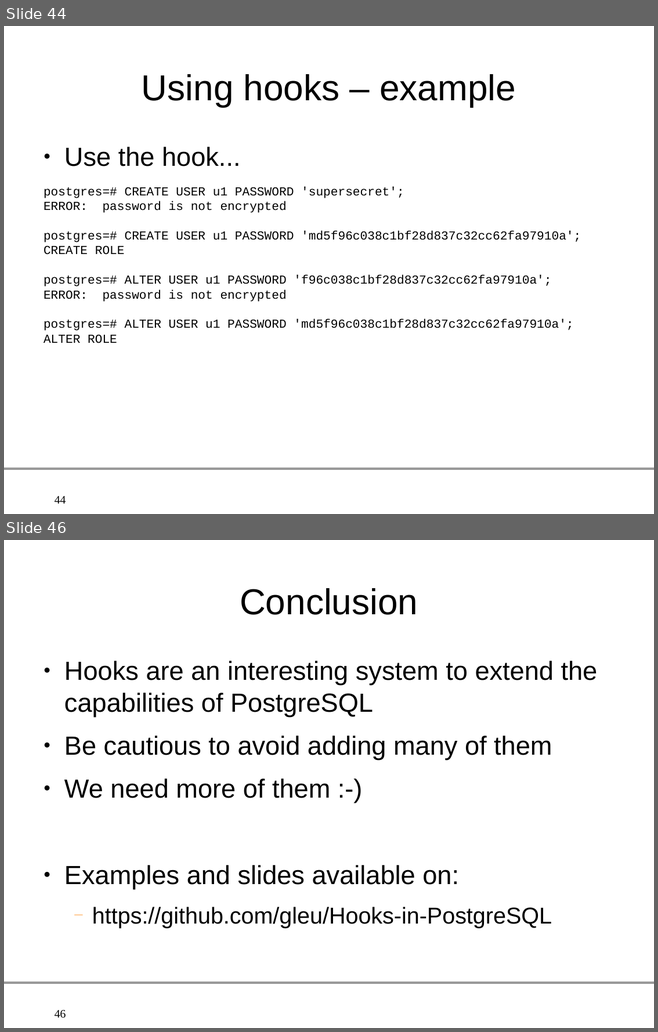
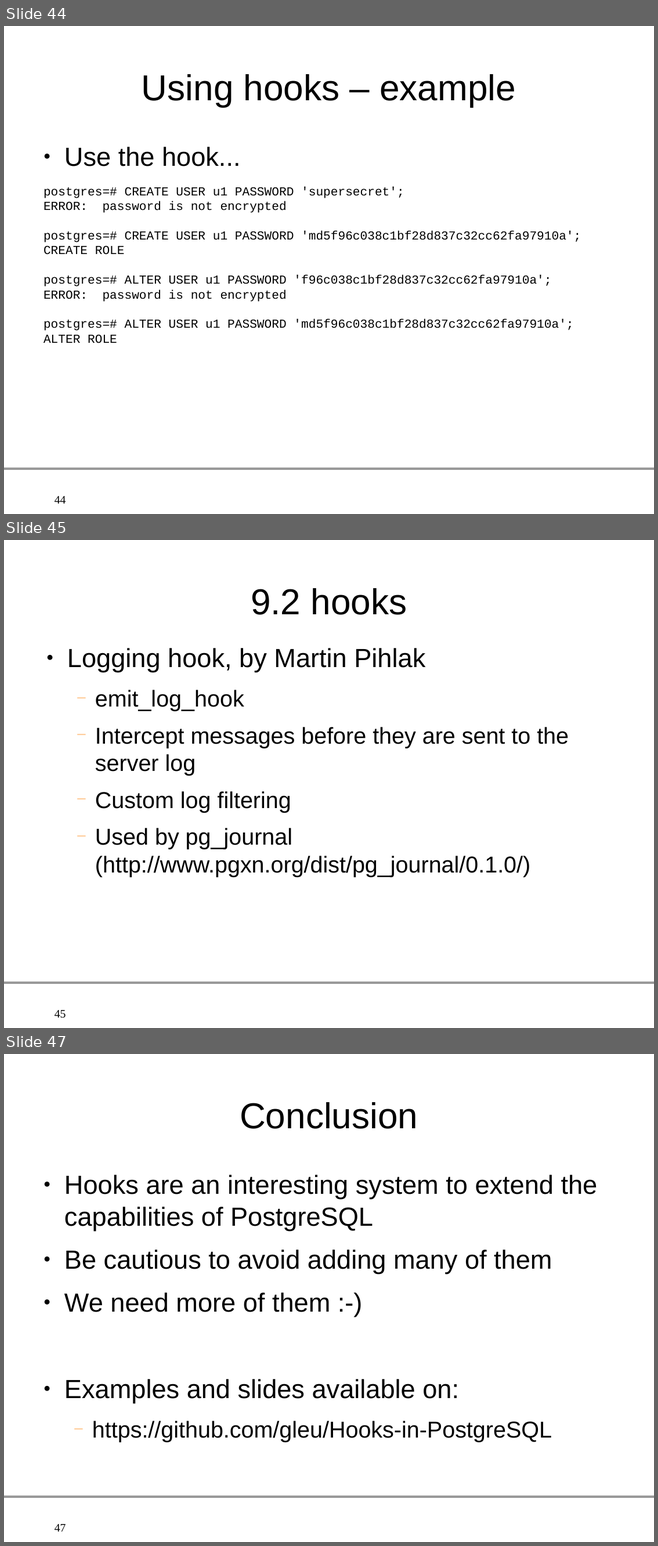
Before and after one commit to gleu/Hooks-in-PostgreSQL, a slide deck: hooks_in_postgresql.odp. Shown one above the other, each under a label of ours: slides 44 and 46 before the commit, slides 44, 45 and 47 after it; the slides between them are not shown. The pictures are 658x1032 and 658x1546 pixels, drawn with LibreOffice and Linux fonts; fonts in the diff are those of the drawing; background and template pictures are left out. Boxes give left, top, right and bottom in pixels: in the first picture for what was removed or moved away, otherwise in the second. Text is boxed around its words. In the diff, an @@ line names an element or a change of style, - is before the commit and + after.

Commit message:
Add 9.2 hooks

```diff
--- a/hooks_in_postgresql.odp
+++ b/hooks_in_postgresql.odp
@@ slide 45 added at (4, 540, 654, 1028), background #FFFFFF; not listed: 2 template elements that a slide beside it also shows @@
@@ title added at (250, 588, 407, 615), 44 pt, text #000000 @@
+9.2 hooks
@@ text added at (67, 648, 568, 876), 28 pt, text #000000 @@
+● Logging hook, by Martin Pihlak
+  − emit_log_hook
+  − Intercept messages before they are sent to the server log
+  − Custom log filtering
+  − Used by pg_journal (http://www.pgxn.org/dist/pg_journal/0.1.0/)
@@ what was slide 46 is now slide 47 @@
@@ page number at (54, 1524, 66, 1531): text changed @@
-46
+47
```
Also in this commit, not shown: 1 other slide added, 1 slide removed.
